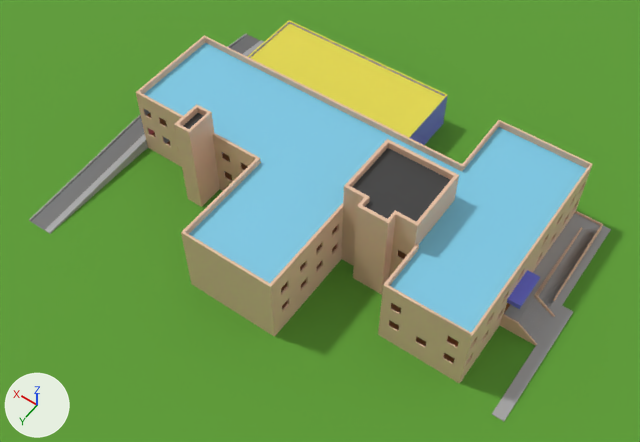
The FBX model Assets/Modelos/NEWAmbulatorio/Ambulatorio.fbx as it was, and as the next commit left it.
The view is the same before and after, from a 50 mm camera at (-42.1, 58.4, 100.2) aimed at (1.9, -3.1, 3.4). The axes (+X, +Y, +Z) are drawn at lower left. The lights are the same throughout. Where no turn or scale is listed for an object, it has been applied to the vertices. Vertices at the same position are counted once.

Names of what the first picture shows: 'Celling', 'Celling-Stairs', 'Cube', 'Cube.001', 'E1-Celling', 'E2-Ramp', 'Extra', 'P(-1)-Wall', 'P0-Floor', 'P0-Wall', 'P1-Floor', 'P1-Wall', 'Plane'.
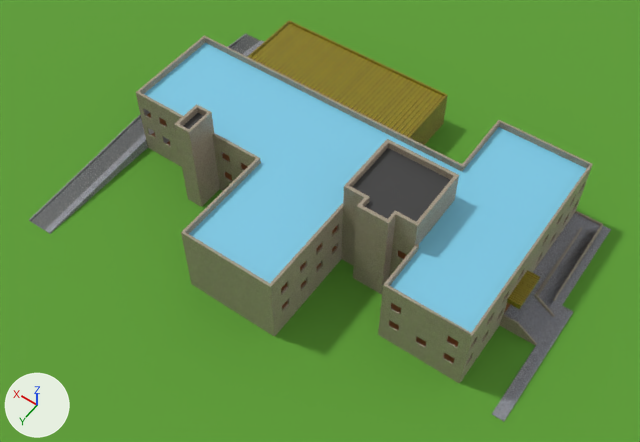
Location of each change, (x1, y1, x2, y2) in pixels of the pictures (640 x 442 px):
'Celling', surface changed: (137, 43, 590, 341) in both
'Celling-Stairs', surface changed: (135, 35, 593, 340) in both
'Extra', surface changed: (248, 20, 448, 145) in both
'P1-Wall', surface changed (yellow to green): (137, 99, 591, 358) in both
'P0-Wall', surface changed (yellow to green): (142, 120, 583, 375) in both
'Cube.001', surface changed: (492, 213, 611, 422) in both
'E2-Ramp', surface changed: (29, 33, 264, 234) in both
'P(-1)-Wall', surface changed (yellow to green): (146, 139, 575, 384) in both
'Cube', surface changed (brown to yellow): (500, 211, 603, 346) in both
'P1-Floor', surface changed: (141, 113, 584, 359) in both
'P0-Floor', surface changed: (146, 132, 576, 376) in both
'E1-Celling', surface changed (blue to brown): (507, 270, 540, 309) in both
part 1 of me_cube_011, surface changed: before (135, 35, 593, 340); after (135, 36, 593, 340)

What changed in the scene script:
```text
Add img_pavementtexture_jpg:
    img_pavementtexture_jpg = load_image('PavementTexture.jpg', 'PavementTexture.jpg', 512, 512, 'sRGB')
Add img_metalyellow_jpg:
    img_metalyellow_jpg = load_image('MetalYellow.jpg', 'MetalYellow.png', 224, 224, 'sRGB')
Add img_poliigon_foodcookiesugar_8969_basecolor_jpg:
    img_poliigon_foodcookiesugar_8969_basecolor_jpg = load_image('Poliigon_FoodCookieSugar_8969_BaseColor.jpg', 'Poliigon_FoodCookieSugar_8969_BaseColor.jpg', 256, 256, 'sRGB')
Change mat_paredesexterior:
    remove mat_paredesexterior.base_color = (0.799, 0.527, 0.366)  # beige #e7c0a3
    add mat_paredesexterior.texture = img_poliigon_foodcookiesugar_8969_basecolor_jpg
Change mat_acera:
    remove mat_acera.base_color = (0.381, 0.381, 0.381)  # grey #a6a6a6
    add mat_acera.texture = img_pavementtexture_jpg
Change mat_metalazul:
    remove mat_metalazul.base_color = (0.156, 0.171, 0.799)  # blue #6e73e7
    add mat_metalazul.texture = img_metalyellow_jpg
Change mat_metal_amarillo:
    remove mat_metal_amarillo.base_color = (0.799, 0.716, 0.0704)  # yellow #e7dc4b
    add mat_metal_amarillo.texture = img_metalyellow_jpg
Change me_plane_005:
    where me_plane_005.from_pydata(...)  # 214 vertices, 147 faces; spans x -23.9..35.2, y -21.6..19.1, z -0.1..0.1
    used by ob_p1_floor; location = (-1.8, -5.5, 6.1)
    me_plane_005 part 2: texture (UV) coordinates of 147 of 147 faces, centred in x -23.9..35.2, y -21.6..19.1, z -0.1..0.1, changed; they spanned u 0.0..1.0, v 0.0..0.97 and now span u -6.0..6.9, v -5.95..5.14
Change me_cube_025:
    where me_cube_025.from_pydata(...)  # 201 vertices, 205 faces; spans x -4.8..2.2, y -20.5..14.5, z -1.9..0.3
    used by ob_cube_001; location = (-27.9, -7.7, 1.7)
    me_cube_025 part 4: texture (UV) coordinates of 205 of 205 faces, centred in x -4.8..2.2, y -20.5..14.5, z -1.9..0.3, changed; they spanned u 0.0..0.91, v 0.0..1.0 and now span u -4.68..5.28, v -7.7..8.7
Change me_plane_002:
    where me_plane_002.from_pydata(...)  # 214 vertices, 147 faces; spans x -23.9..35.2, y -21.6..19.1, z -0.1..0.1
    used by ob_p0_floor; location = (-1.8, -5.5, 1.9)
    me_plane_002 part 3: texture (UV) coordinates of 147 of 147 faces, centred in x -23.9..35.2, y -21.6..19.1, z -0.1..0.1, changed; they spanned u 0.0..1.0, v 0.0..0.97 and now span u -6.0..7.0, v -5.95..6.95
Change me_cube_011:
    where me_cube_011.from_pydata(...)  # 276 vertices, 271 faces; spans x -17.6..41.5, y -21.7..19.0, z -2.0..3.0
    used by ob_celling_stairs; location = (-8.2, -5.4, 12.4)
    me_cube_011 part 1: texture (UV) coordinates of 271 of 271 faces, centred in x -17.6..41.5, y -21.7..19.0, z -2.0..3.0, changed; they spanned u 0.0..0.98, v 0.0..1.0 and now span u -5.74..6.7, v -6.0..7.0
Change me_plane_004:
    where me_plane_004.from_pydata(...)  # 1156 vertices, 1035 faces; spans x -22.4..36.7, y -20.4..20.3, z -2.0..2.0
    used by ob_p1_wall; location = (-3.4, -6.7, 8.2)
    me_plane_004 part 5: texture (UV) coordinates of 1035 of 1035 faces, centred in x -22.4..36.7, y -20.4..20.3, z -2.0..2.0, changed; they spanned u 0.0..1.0, v 0.0..1.0 and now span u -16.19..17.04, v -18.47..19.47
```
